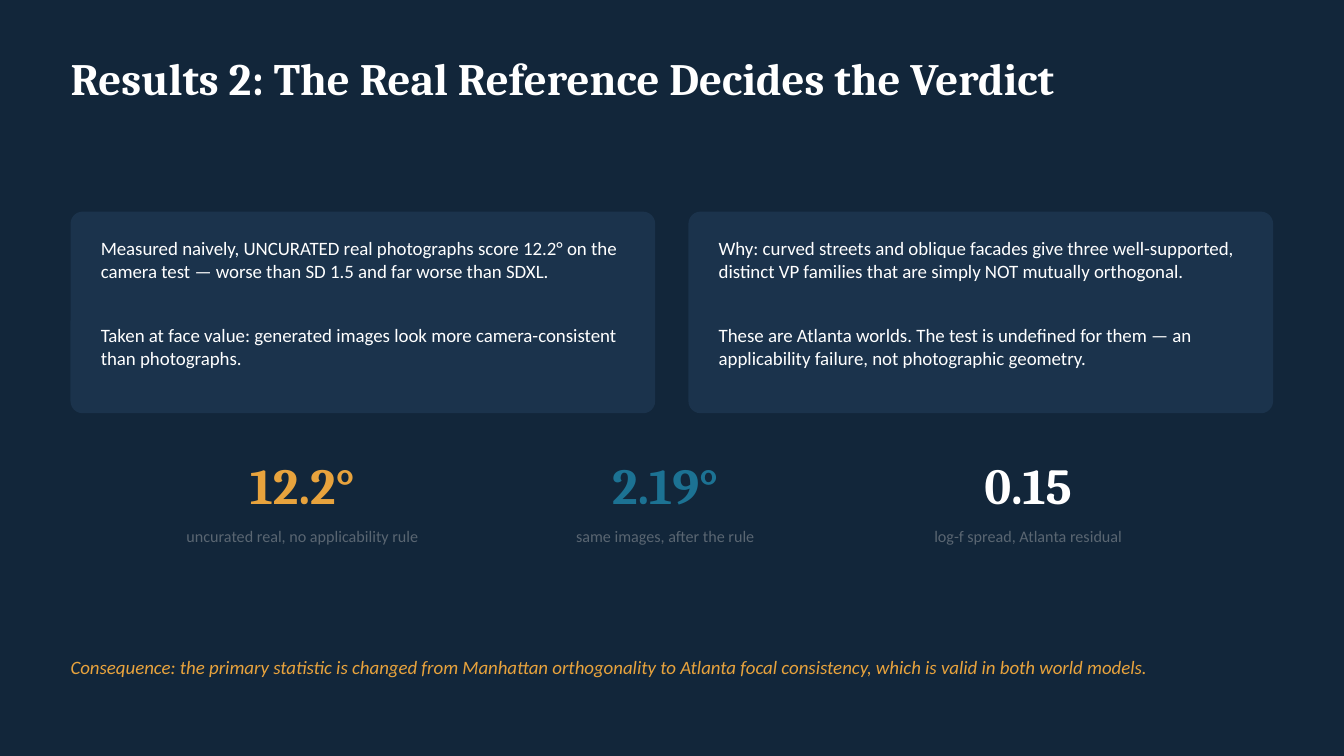
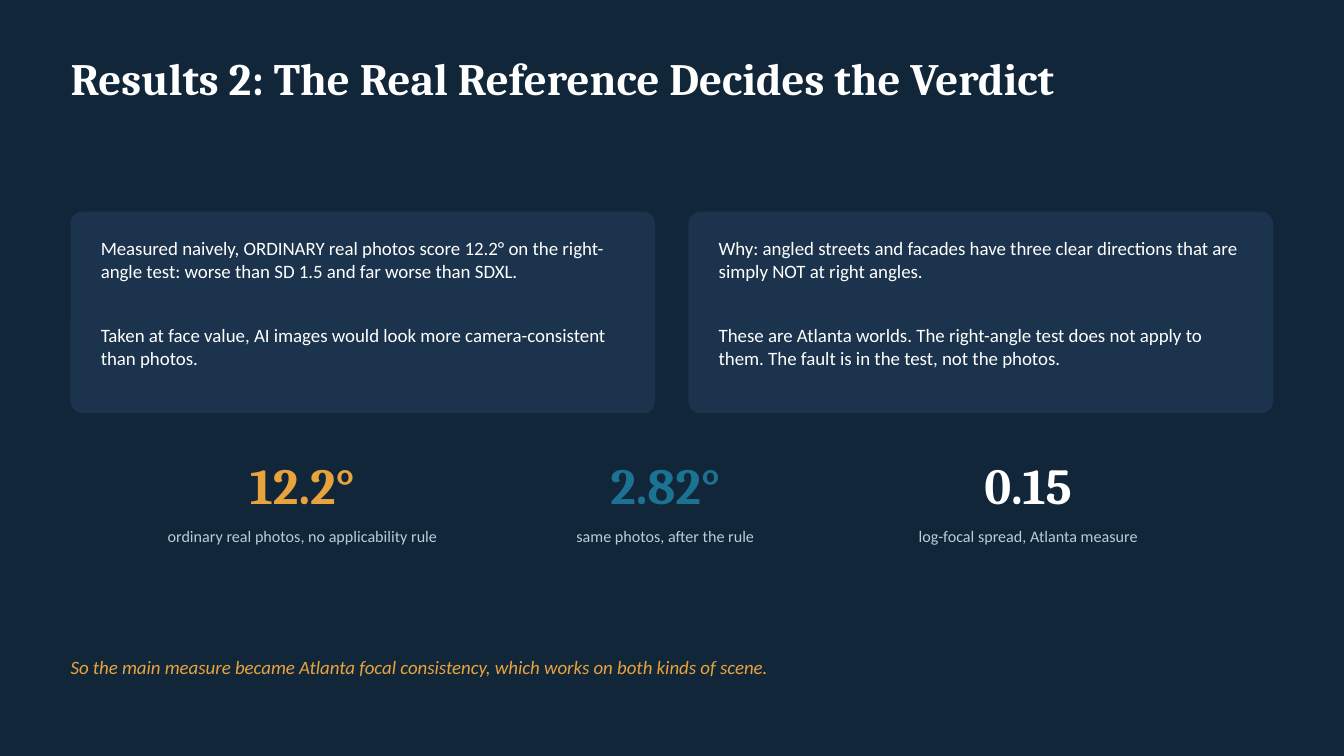
Before and after one commit to eesha5/vanishing-truth, a slide deck: slide 12 of docs/report/CA3_Presentation_Geometric_Consistency.pptx. Drawn at 1344x756 pixels with LibreOffice and Linux fonts; fonts in the diff are those of the drawing. Boxes give left, top, right and bottom in pixels: in the first picture for what was removed or moved away, otherwise in the second. Text is boxed around its words. In the diff, an @@ line names an element or a change of style, - is before the commit and + after.

```diff
--- a/docs/report/CA3_Presentation_Geometric_Consistency.pptx
+++ b/docs/report/CA3_Presentation_Geometric_Consistency.pptx
@@ text at <box>101,242,605,368</box>: text changed @@
-Measured naively, UNCURATED real photographs score 12.2° on the camera test — worse than SD 1.5 and far worse than SDXL.
-Taken at face value: generated images look more camera-consistent than photographs.
+Measured naively, ORDINARY real photos score 12.2° on the right-angle test: worse than SD 1.5 and far worse than SDXL.
+Taken at face value, AI images would look more camera-consistent than photos.
@@ text at <box>719,242,1237,368</box>: text changed @@
-Why: curved streets and oblique facades give three well-supported, distinct VP families that are simply NOT mutually orthogonal.
-These are Atlanta worlds. The test is undefined for them — an applicability failure, not photographic geometry.
+Why: angled streets and facades have three clear directions that are simply NOT at right angles.
+These are Atlanta worlds. The right-angle test does not apply to them. The fault is in the test, not the photos.
@@ text at <box>610,470,720,504</box>: text changed @@
-2.19°
+2.82°
@@ text at <box>168,531,437,545</box>: text changed; text colour #5A6672 to #B9CDDA @@
-uncurated real, no applicability rule
+ordinary real photos, no applicability rule
@@ text at <box>576,531,754,545</box>: text changed; text colour #5A6672 to #B9CDDA @@
-same images, after the rule
+same photos, after the rule
@@ text at <box>919,531,1138,545</box>: text changed; text colour #5A6672 to #B9CDDA @@
-log-f spread, Atlanta residual
+log-focal spread, Atlanta measure
@@ text at <box>71,661,767,677</box>: text changed @@
-Consequence: the primary statistic is changed from Manhattan orthogonality to Atlanta focal consistency, which is valid in both world models.
+So the main measure became Atlanta focal consistency, which works on both kinds of scene.
```
Also in this commit, not shown: 17 other slides changed, 3 slides added, 2 slides removed, 7 other files.
